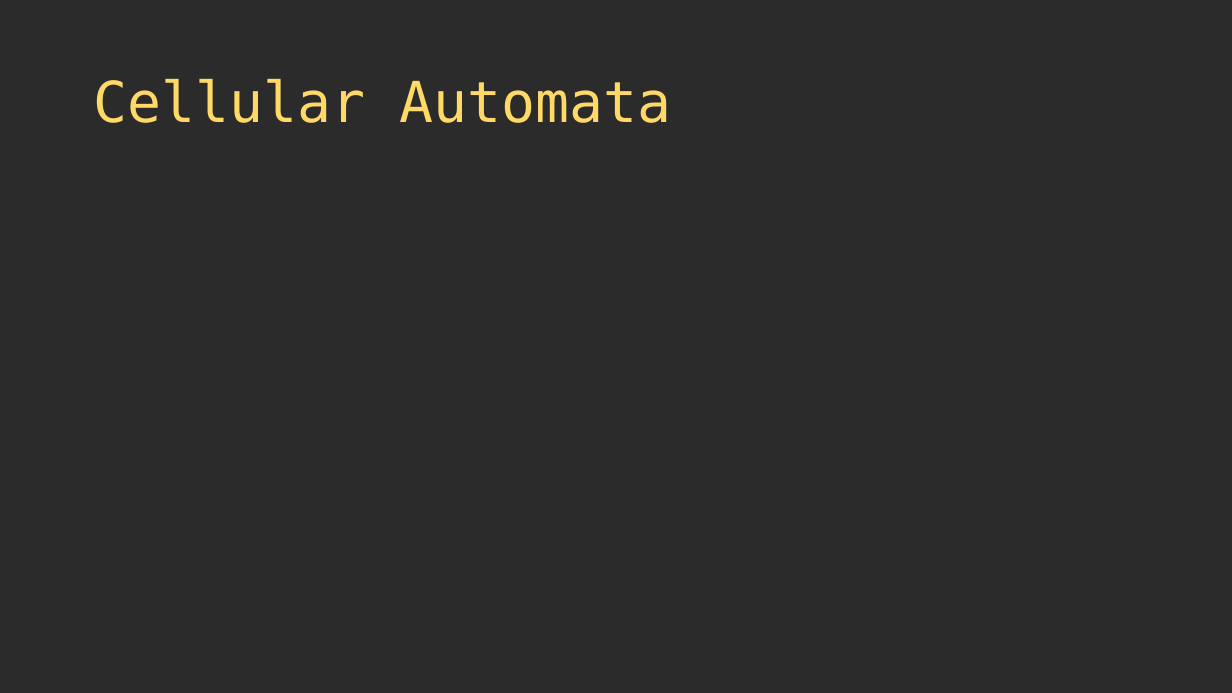
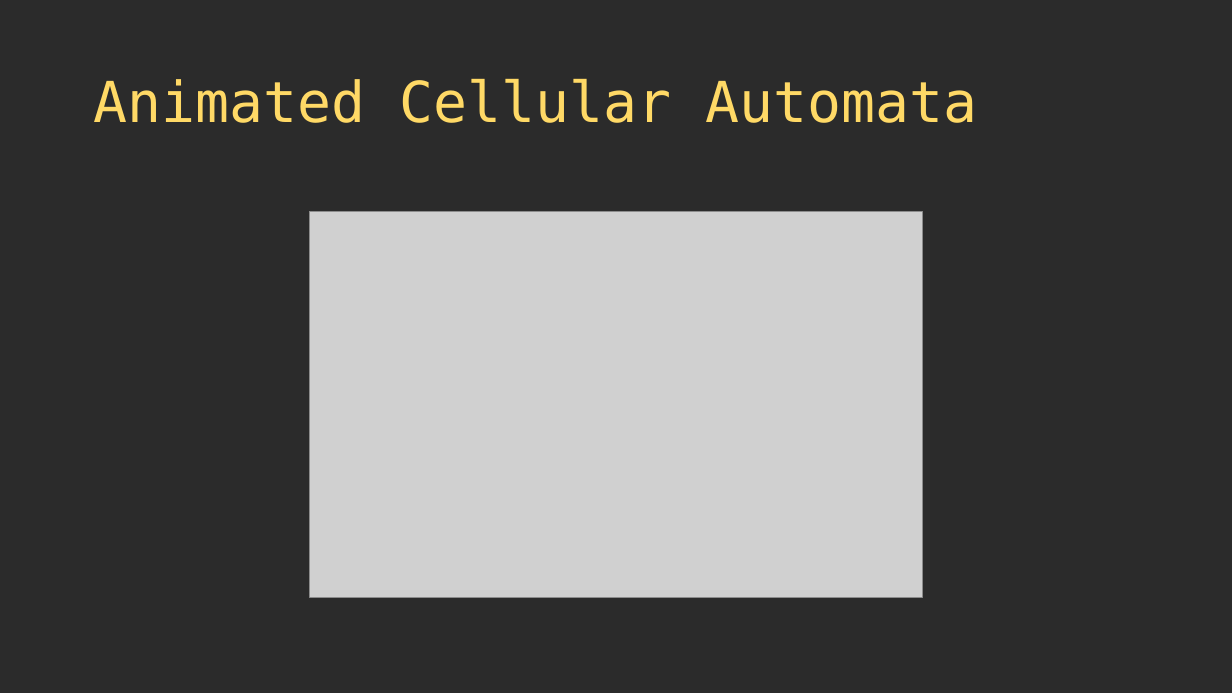
Before and after one commit to thebracket/roguelike-celebration-2020, a slide deck: slide 23 of Procedural Map Generation Techniques.pptx (slide 19 before the commit). Drawn at 1232x693 pixels with LibreOffice and Linux fonts; fonts in the diff are those of the drawing; grey boxes stand for pictures; background and template pictures are left out; a plain dark background stands for a picture behind light text. Boxes give left, top, right and bottom in pixels: in the first picture for what was removed or moved away, otherwise in the second. Text is boxed around its words. In the diff, an @@ line names an element or a change of style, - is before the commit and + after.

Commit message:
Cellular Automata

```diff
--- a/Procedural Map Generation Techniques.pptx
+++ b/Procedural Map Generation Techniques.pptx
@@ title at box(94, 79, 978, 123): text changed @@
-Cellular Automata
+Animated Cellular Automata
@@ picture added at box(310, 212, 921, 598) @@
```
Also in this commit, not shown: 1 other slide changed, 5 slides added, 3 slides removed, 6 other files.
